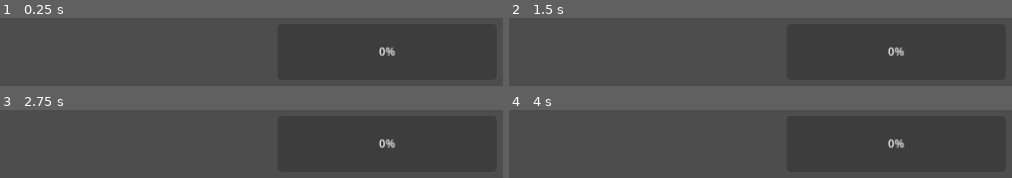
Above: before the commit, frames 1-4 (two rows, left to right).
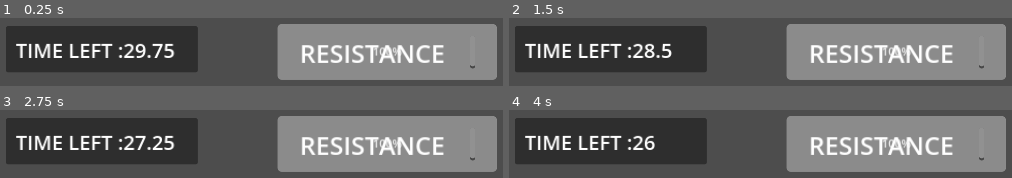
Above: after the commit, the same moments.

Repository: whatgum/GAMEJAM2022
Game: Godot game, scene res://abuse.tscn
Same seed, same stepped clock (60 frames per second), same inputs: the game is played once before the commit and once after it. This scene is started directly instead of the project's main scene.
Inputs:
- Up to frame 1 (0.25 s): no input
- Up to frame 2 (1.5 s): no input
- Up to frame 3 (2.75 s): no input
- Up to frame 4 (4 s): no input

The runs differ from the first frame. In frame 1, 60% of the frame differs, in the area x 1-99%, y 8-92%; in frame 2, 61%; in frame 3, 60%; in frame 4, 61%.

Commit message:
fallen fast

Diff:
--- /dev/null
+++ b/COPS/Countdown.gd
@@ -0,0 +1,10 @@
+extends RichTextLabel
+
+var time := 30.00
+
+func _process(delta):
+	if(time > 0.0):
+		time -= delta
+		self.text = "TIME LEFT :" + String.num(time, 2)
+	else:
+		time
--- /dev/null
+++ b/COPS/FlyingTypeAttack.tscn
@@ -0,0 +1,3 @@
+[gd_scene format=3 uid="uid://b5bisn7ajl4ep"]
+
+[node name="movementNode" type="Node2D"]
--- /dev/null
+++ b/COPS/abuse.gd
@@ -0,0 +1,5 @@
+extends Control
+
+# Called when the node enters the scene tree for the first time.
+func _ready():
+	get_child(3).start()
--- a/COPS/abuse.tscn
+++ b/COPS/abuse.tscn
@@ -1,6 +1,22 @@
-[gd_scene load_steps=3 format=3 uid="uid://laecrd5skqv5"]
+[gd_scene load_steps=8 format=3 uid="uid://laecrd5skqv5"]
 
+[ext_resource type="Script" path="res://abuse.gd" id="1_3skyp"]
 [ext_resource type="Theme" uid="uid://dfuo2s12dh10a" path="res://gameTheme.tres" id="1_owvjf"]
+[ext_resource type="Script" path="res://Countdown.gd" id="2_b2fw3"]
+[ext_resource type="Script" path="res://resistance.gd" id="2_pp6v0"]
+[ext_resource type="Script" path="res://placesToGo.gd" id="4_n3rw7"]
+
+[sub_resource type="StyleBoxFlat" id="StyleBoxFlat_es8xd"]
+bg_color = Color(0.6, 0.101961, 0.0627451, 1)
+border_width_left = 5
+border_width_top = 5
+border_width_right = 5
+border_width_bottom = 5
+border_color = Color(0, 0, 0, 1)
+corner_radius_top_left = 127
+corner_radius_top_right = 127
+corner_radius_bottom_right = 127
+corner_radius_bottom_left = 127
 
 [sub_resource type="StyleBoxFlat" id="StyleBoxFlat_wr8ca"]
 bg_color = Color(0.819608, 0.796078, 0.788235, 1)
@@ -18,6 +34,7 @@
 [node name="ABUSE COMES CHEAP" type="Control"]
 anchor_right = 1.0
 anchor_bottom = 1.0
+script = ExtResource( "1_3skyp" )
 __meta__ = {
 "_edit_use_anchors_": false
 }
@@ -28,7 +45,81 @@
 anchor_right = 0.988
 anchor_bottom = 0.144
 theme = ExtResource( "1_owvjf" )
+theme_override_styles/fg = SubResource( "StyleBoxFlat_es8xd" )
 theme_override_styles/bg = SubResource( "StyleBoxFlat_wr8ca" )
+value = 100.0
+percent_visible = false
+script = ExtResource( "2_pp6v0" )
 __meta__ = {
 "_edit_use_anchors_": false
 }
+
+[node name="RichTextLabel" type="RichTextLabel" parent="ProgressBar"]
+anchor_left = 0.1
+anchor_top = 0.206
+anchor_right = 0.9
+anchor_bottom = 0.791
+theme = ExtResource( "1_owvjf" )
+theme_override_font_sizes/normal_font_size = 36
+text = "RESISTANCE"
+__meta__ = {
+"_edit_use_anchors_": false
+}
+
+[node name="Panel" type="Panel" parent="."]
+anchor_left = 0.375
+anchor_top = 0.025
+anchor_right = 0.58
+anchor_bottom = 0.066
+offset_right = 40.0
+offset_bottom = 40.0
+theme = ExtResource( "1_owvjf" )
+__meta__ = {
+"_edit_use_anchors_": false
+}
+
+[node name="RichTextLabel" type="RichTextLabel" parent="Panel"]
+anchor_left = 0.05
+anchor_top = 0.216
+anchor_right = 1.0
+anchor_bottom = 1.0
+theme = ExtResource( "1_owvjf" )
+theme_override_font_sizes/normal_font_size = 29
+text = "TIME LEFT : 1:00"
+bbcode_enabled = true
+script = ExtResource( "2_b2fw3" )
+__meta__ = {
+"_edit_use_anchors_": false
+}
+
+[node name="placesToGo" type="Node2D" parent="."]
+script = ExtResource( "4_n3rw7" )
+
+[node name="left" type="Node2D" parent="placesToGo"]
+position = Vector2(-48, 282)
+
+[node name="uperLeft" type="Node2D" parent="placesToGo"]
+position = Vector2(-49, -48)
+
+[node name="bottomLeft" type="Node2D" parent="placesToGo"]
+position = Vector2(-38, 651)
+
+[node name="bottom" type="Node2D" parent="placesToGo"]
+position = Vector2(542, 660)
+
+[node name="bottomRight" type="Node2D" parent="placesToGo"]
+position = Vector2(1073, 658)
+
+[node name="Right" type="Node2D" parent="placesToGo"]
+position = Vector2(1067, 273)
+
+[node name="upperRight" type="Node2D" parent="placesToGo"]
+position = Vector2(1069, -54)
+
+[node name="Upper" type="Node2D" parent="placesToGo"]
+position = Vector2(551, -61)
+
+[node name="Timer" type="Timer" parent="."]
+wait_time = 0.05
+
+[connection signal="timeout" from="Timer" to="placesToGo" method="_on_timer_timeout"]
--- /dev/null
+++ b/COPS/placesToGo.gd
@@ -0,0 +1,8 @@
+extends Node2D
+
+
+
+
+
+func _on_timer_timeout():
+	print("timerouted")
--- /dev/null
+++ b/COPS/resistance.gd
@@ -0,0 +1,8 @@
+extends ProgressBar
+
+var healsBy = 1.0
+func _process(delta):
+	if(self.value  <= 0.0):
+		print("gameover man, game over!")
+	if(self.value < self.max_value):
+		self.value += healsBy * delta
